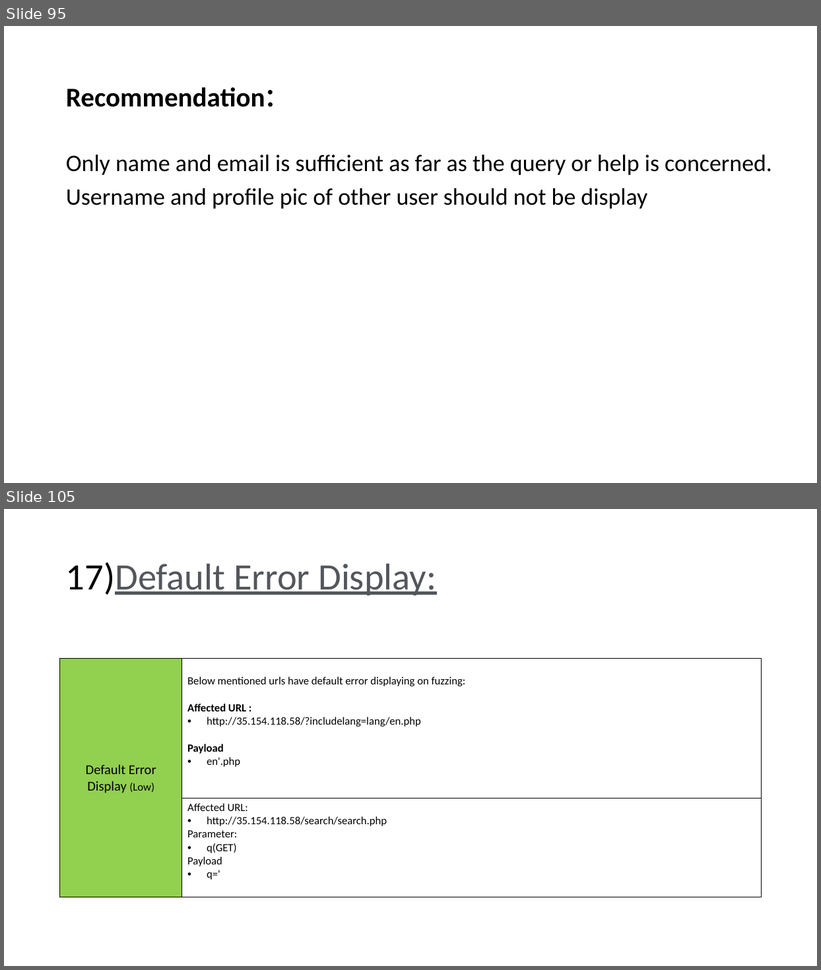
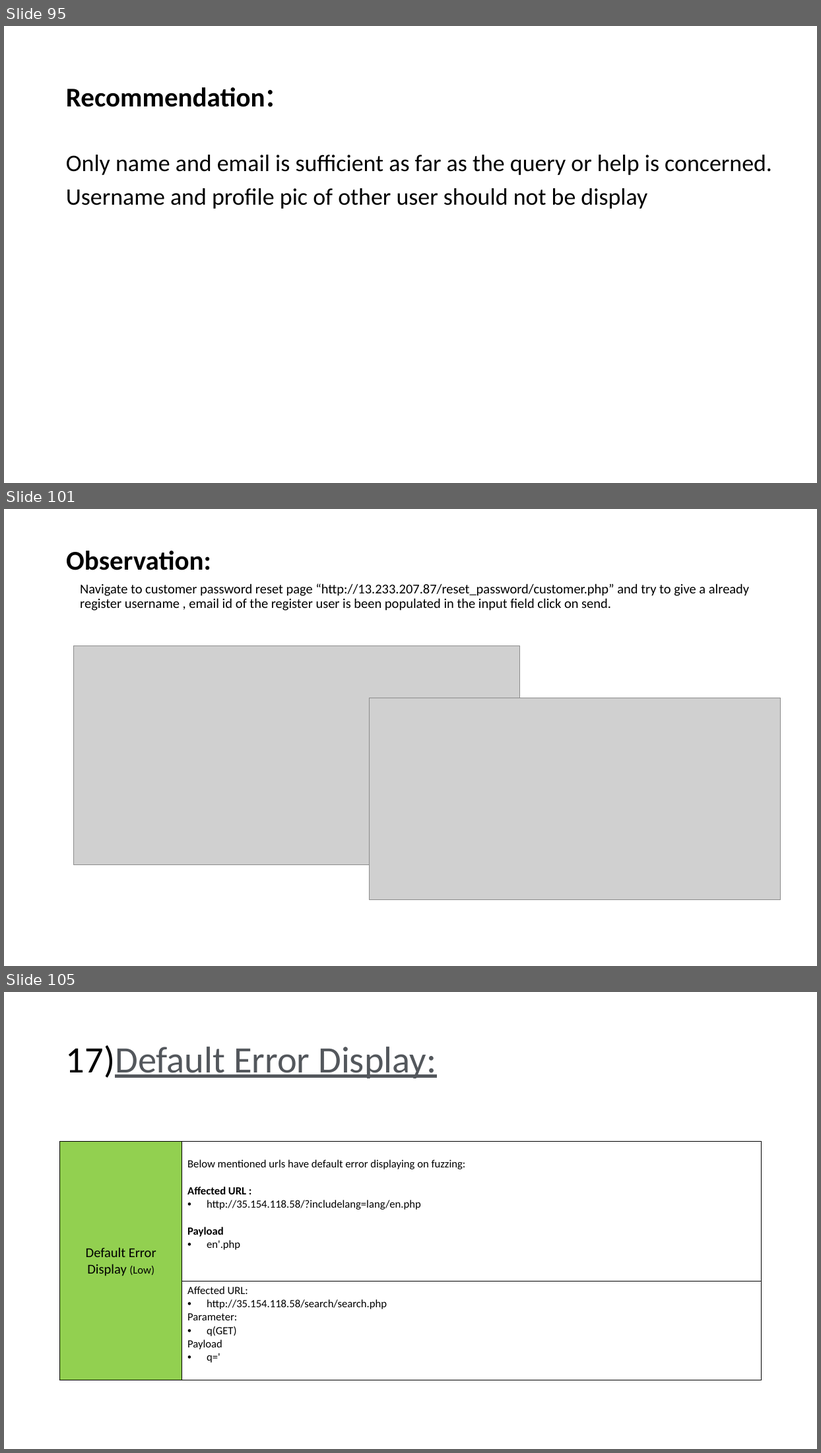
Before and after one commit to RocktimRajkumar/CEH-hack-a-thon, a slide deck: reports/Lifestyle Store/LifeStyle Store Application Reports.pptx. Shown one above the other, each under a label of ours: slides 95 and 105 before the commit, slides 95, 101 and 105 after it; the slides between them are not shown. The pictures are 821x970 and 821x1453 pixels, drawn with LibreOffice and Linux fonts; fonts in the diff are those of the drawing; grey boxes stand for pictures. Boxes give left, top, right and bottom in pixels: in the first picture for what was removed or moved away, otherwise in the second. Text is boxed around its words. In the diff, an @@ line names an element or a change of style, - is before the commit and + after.

```diff
--- a/reports/Lifestyle Store/LifeStyle Store Application Reports.pptx
+++ b/reports/Lifestyle Store/LifeStyle Store Application Reports.pptx
@@ slide 101 added at (4,509,817,966), background #FFFFFF @@
@@ title added at (66,551,211,570), 32 pt, text #000000, bold @@
+Observation:
@@ text added at (80,584,749,611), 16 pt, text #000000 @@
+Navigate to customer password reset page “http://13.233.207.87/reset_password/customer.php” and try to give a already register username , email id of the register user is been populated in the input field click on send.
@@ picture added at (74,646,521,865) @@
@@ picture added at (370,698,781,900) @@
```
Also in this commit, not shown: 6 slides changed, 3 other slides added, 4 slides removed, 1 other file.
